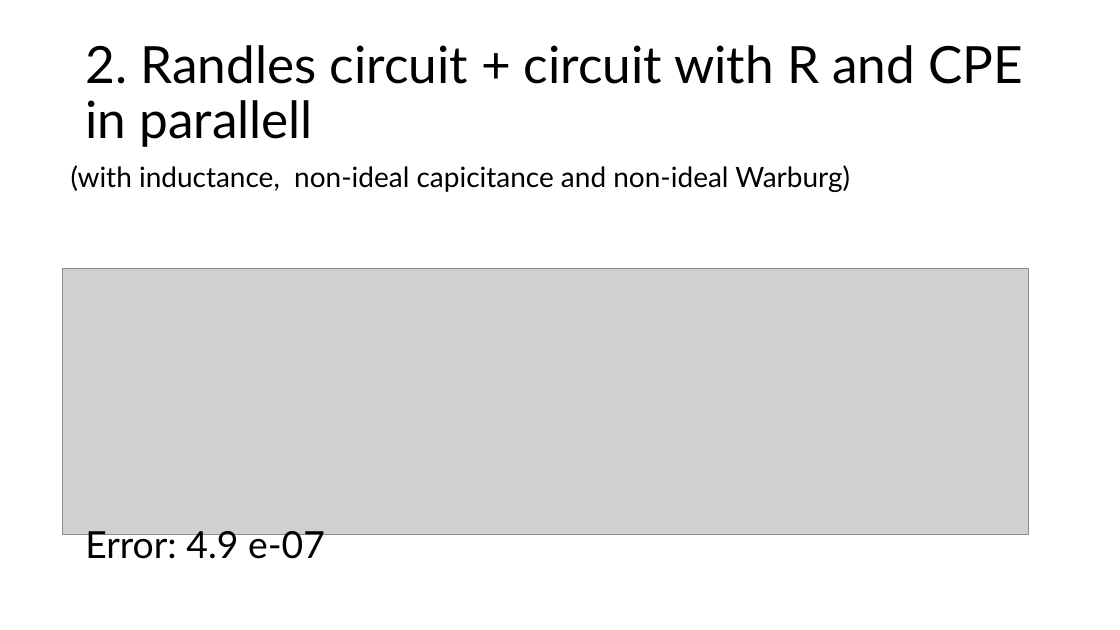
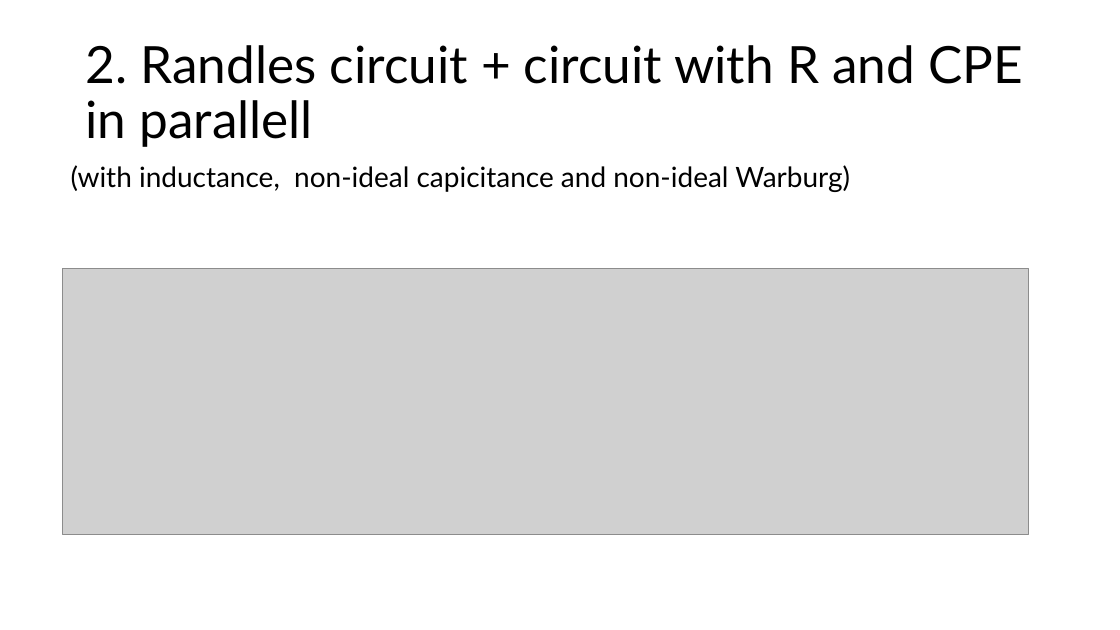
Before and after one commit to samaard2001/EIS-code, a slide deck: slide 5 of veilederpresentasjoner/22.10.2024.pptx. Drawn at 1120x630 pixels with LibreOffice and Linux fonts; fonts in the diff are those of the drawing; grey boxes stand for pictures. Boxes give left, top, right and bottom in pixels: in the first picture for what was removed or moved away, otherwise in the second. Text is boxed around its words. In the diff, an @@ line names an element or a change of style, - is before the commit and + after.

```diff
--- a/veilederpresentasjoner/22.10.2024.pptx
+++ b/veilederpresentasjoner/22.10.2024.pptx
@@ text removed at (85,525,325,559) @@
-Error: 4.9 e-07
```
Also in this commit, not shown: 6 other slides changed, 2 slides added, 7 other files.
